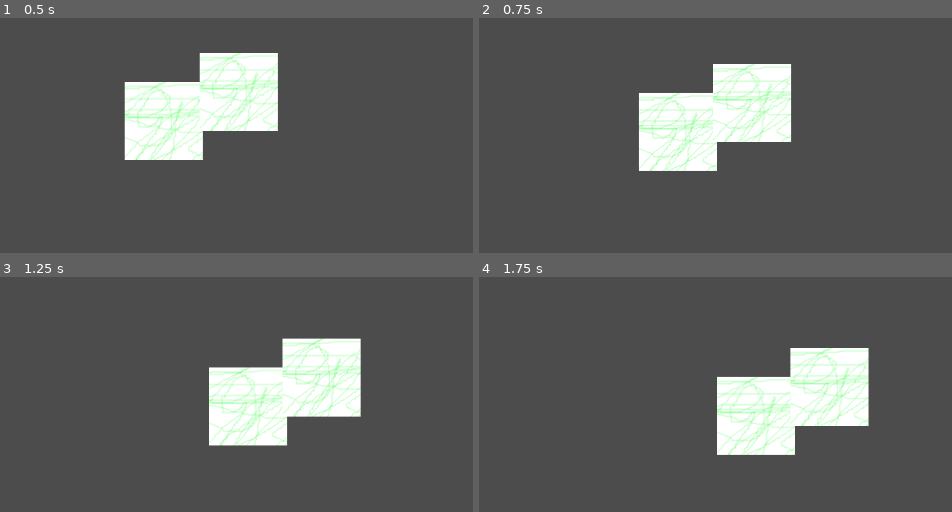
Above: before the commit, frames 1-4 (two rows, left to right).
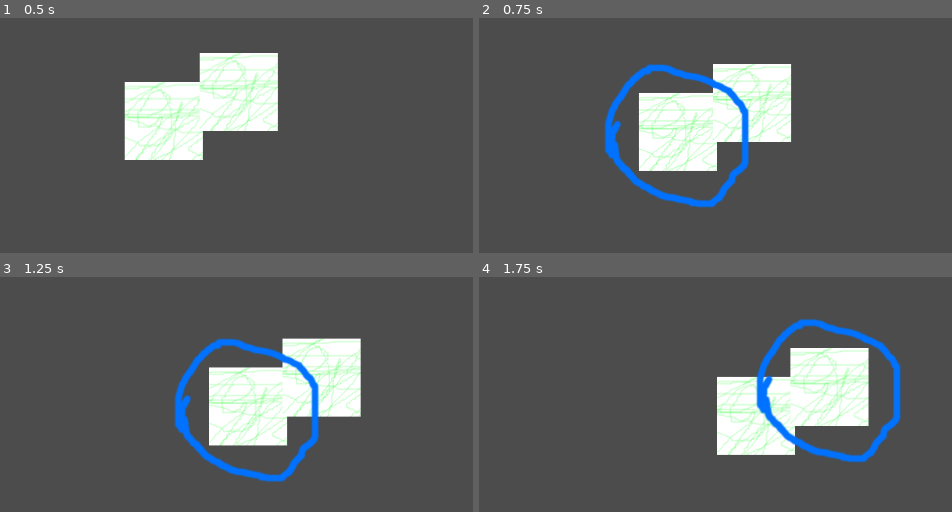
Above: after the commit, the same moments.

Repository: LubiePierogi/polyjam2020
Game: Godot game, scene res://Level.tscn
Two runs of this game, one before a commit and one after it. Both use one fixed random seed, a clock stepped at 60 frames per second and the inputs below.
Inputs:
- Up to frame 1 (0.5 s): no input
- Up to frame 2 (0.75 s): tap Tab (ui_iteration, bound only after the commit) at 0.6 s
- Up to frame 3 (1.25 s): no input
- Up to frame 4 (1.75 s): tap Tab (ui_iteration, bound only after the commit) at 1.35 s

Frame 1 is identical in both runs. In frame 2, 3.3% of the frame differs, in the area x 26-58%, y 19-81%; in frame 3, 3.4%; in frame 4, 3.4%, in the area x 58-90%, y 17-80%.

Commit message:
zaznaczanko już działą xddd

Diff:
--- a/galowie/Player.gd
+++ b/galowie/Player.gd
@@ -1,26 +1,30 @@
 extends Node
 
+const Zaznaczenie = preload("res://Zaznaczenie.tscn")
 
 # Declare member variables here. Examples:
 # var a = 2
 # var b = "text"
 
 var units = []
- # false - niezaznaczone, true - zaznaczone
 
+var selected_unit = -1 # numer jednostki w tablicy 'units'
 var selection_circle = null
 
-func add_selection_circle():
-	pass
+func create_selection_circle():
+	selection_circle = Zaznaczenie.instance()
 
 func refresh_selection_circle():
-	for unit in units:
-		if units[unit]:
-			if true:#circles_iter >= circles_count:
-				add_selection_circle()
-				#selection_circles[circles_iter].position = unit.position
+	if selected_unit > -1 and selection_circle:
+		selection_circle.position = units[selected_unit].position
+	elif selected_unit > -1 and not selected_unit:
+		selection_circle = Zaznaczenie.instance()
+		add_child(selection_circle)
+		selection_circle.position = units[selected_unit].position
+	elif selection_circle:
+		remove_child(selection_circle)
+		selection_circle = null
 
-		#++circles_iter
 
 # Called when the node enters the scene tree for the first time.
 func _ready():
@@ -30,8 +34,23 @@
 	print("jabłuszka xd")
 	print(units)
 	units.clear()
+	units.push_back(get_node("../Reperix"))
+	units.push_back(get_node("../Almostherix"))
+	print(units)
 
 
+func ogarnij_input():
+	if (Input.is_action_just_pressed("ui_iteration")):
+		iterate_selection()
+
+func iterate_selection():
+	if len(units) > 0:
+		selected_unit = (selected_unit + 1) % len(units)
+	else:
+		selected_unit = -1
+	print(selected_unit)
+
 # Called every frame. 'delta' is the elapsed time since the previous frame.
-#func _process(delta):
-#	pass
+func _process(delta):
+	ogarnij_input()
+	refresh_selection_circle()
--- a/galowie/project.godot
+++ b/galowie/project.godot
@@ -19,6 +19,15 @@
 run/main_scene="res://Level.tscn"
 config/icon="res://icon.png"
 
+[input]
+
+ui_iteration={
+"deadzone": 0.5,
+"events": [ Object(InputEventKey,"resource_local_to_scene":false,"resource_name":"","device":0,"alt":false,"shift":false,"control":false,"meta":false,"command":false,"pressed":false,"scancode":16777218,"unicode":0,"echo":false,"script":null)
+, Object(InputEventJoypadButton,"resource_local_to_scene":false,"resource_name":"","device":-1,"button_index":2,"pressure":0.0,"pressed":false,"script":null)
+ ]
+}
+
 [rendering]
 
 environment/default_environment="res://default_env.tres"
